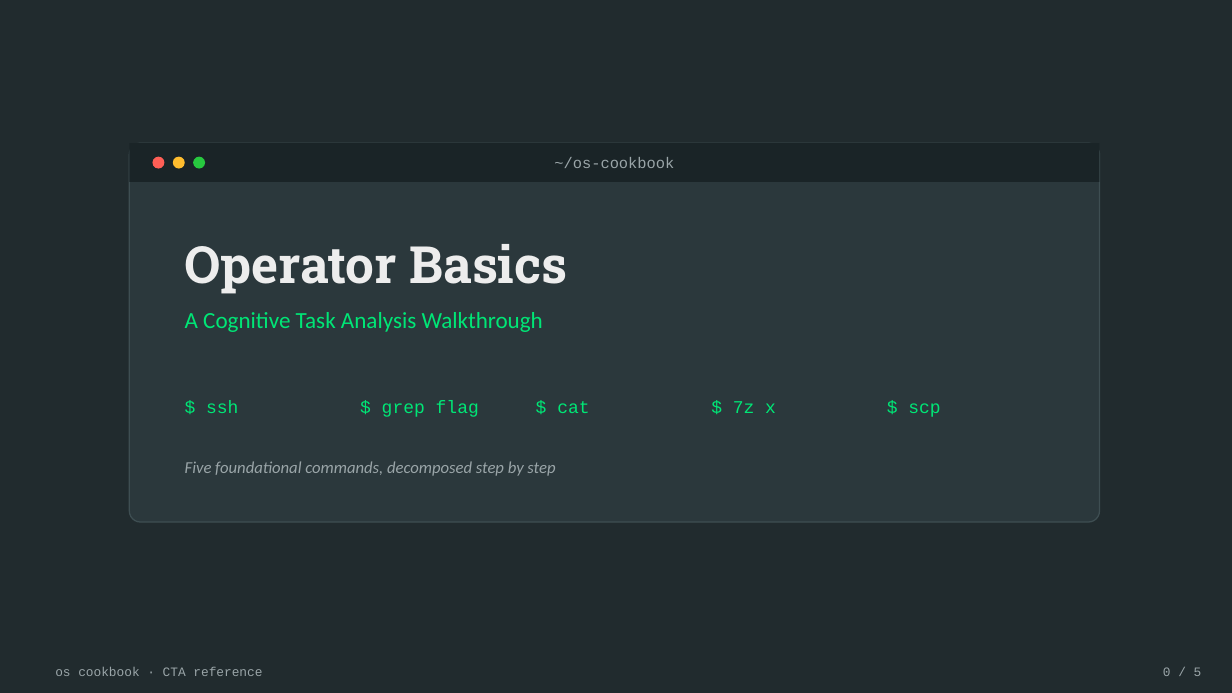
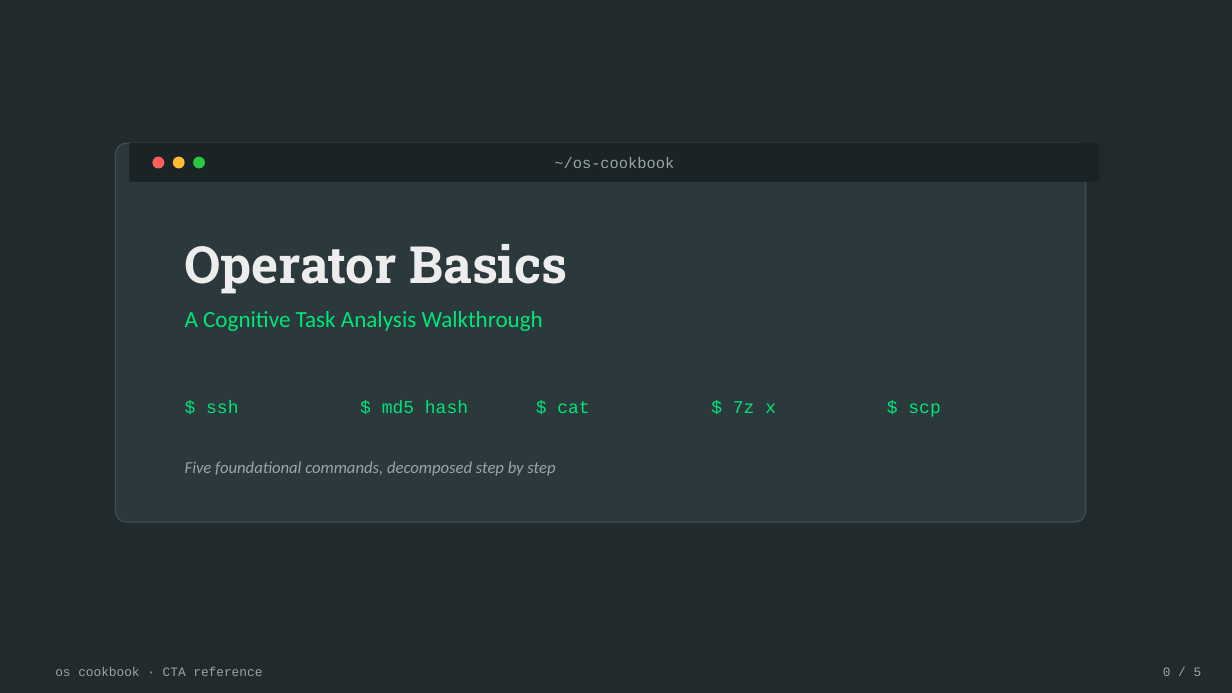
Before and after one commit to carteras/cookbook, a slide deck: slide 1 of os/lectures/11.S2.week1.1-operator-basics.pptx. Drawn at 1232x693 pixels with LibreOffice and Linux fonts; fonts in the diff are those of the drawing. Boxes give left, top, right and bottom in pixels: in the first picture for what was removed or moved away, otherwise in the second. Text is boxed around its words. In the diff, an @@ line names an element or a change of style, - is before the commit and + after.

```diff
--- a/os/lectures/11.S2.week1.1-operator-basics.pptx
+++ b/os/lectures/11.S2.week1.1-operator-basics.pptx
@@ rounded rectangle: place and size @@
-rounded rectangle at [129,143,1100,522]
+rounded rectangle at [116,143,1086,522]
@@ text at [382,401,468,413]: text changed @@
-$ grep flag
+$ md5 hash
```
